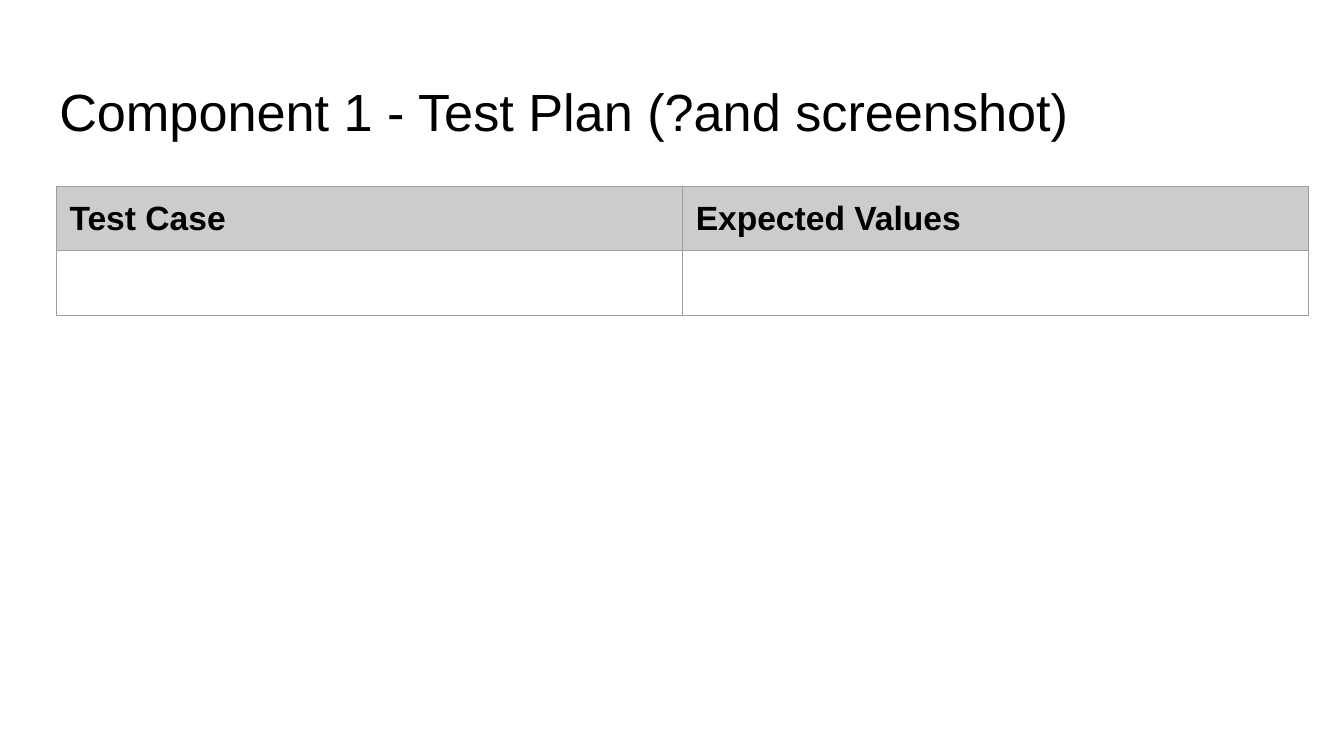
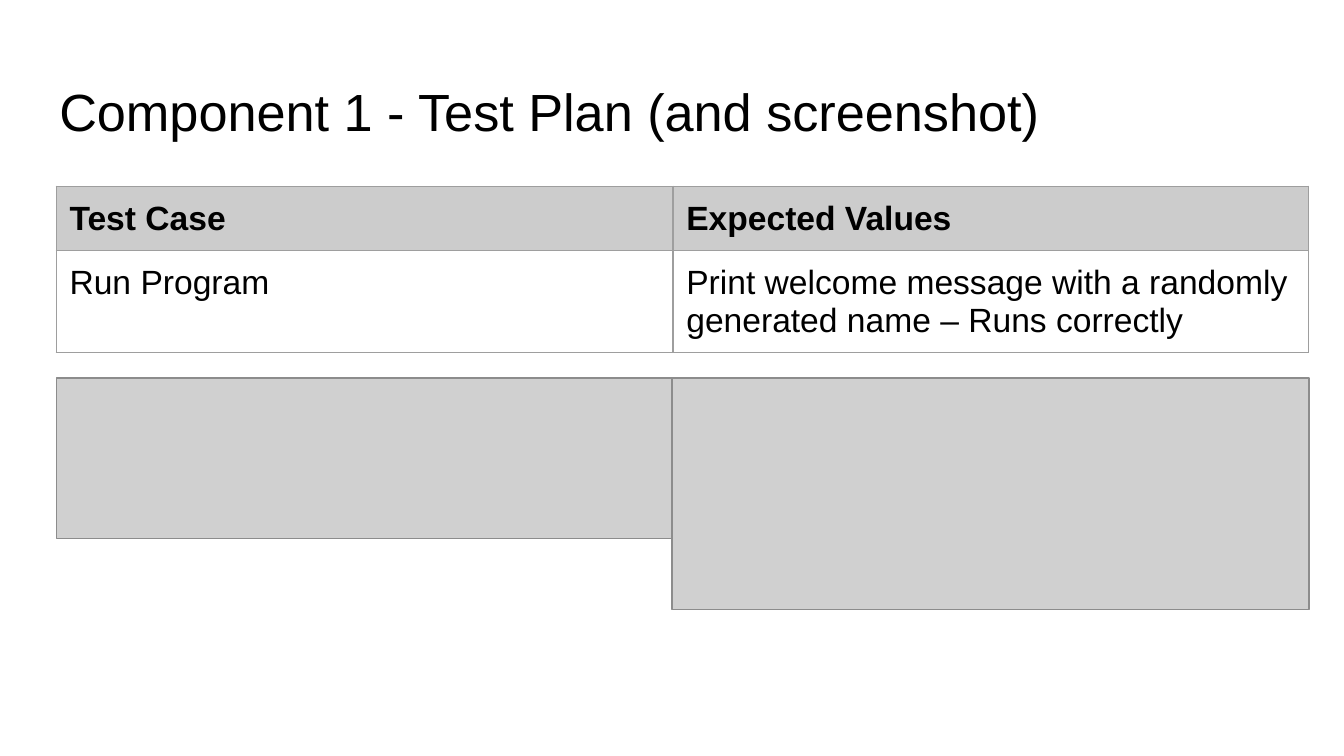
Before and after one commit to sinedotwav-e/pizzabot, a slide deck: slide 8 of pizzapowerpoint.pptx (slide 6 before the commit). Drawn at 1344x756 pixels with LibreOffice and Linux fonts; fonts in the diff are those of the drawing; grey boxes stand for pictures. Boxes give left, top, right and bottom in pixels: in the first picture for what was removed or moved away, otherwise in the second. Text is boxed around its words. In the diff, an @@ line names an element or a change of style, - is before the commit and + after.

```diff
--- a/pizzapowerpoint.pptx
+++ b/pizzapowerpoint.pptx
@@ title at bbox=[59, 93, 1039, 141]: text changed @@
-Component 1 - Test Plan (?and screenshot)
+Component 1 - Test Plan (and screenshot)
@@ table at bbox=[56, 187, 1309, 362] @@
-row 2, column 1: 
+row 2, column 1: Run Program
-row 2, column 2: 
+row 2, column 2: Print welcome message with a randomly generated name – Runs correctly
@@ picture added at bbox=[56, 378, 672, 538] @@
@@ picture added at bbox=[672, 378, 1309, 610] @@
```
Also in this commit, not shown: 3 other slides changed, 2 slides added.
